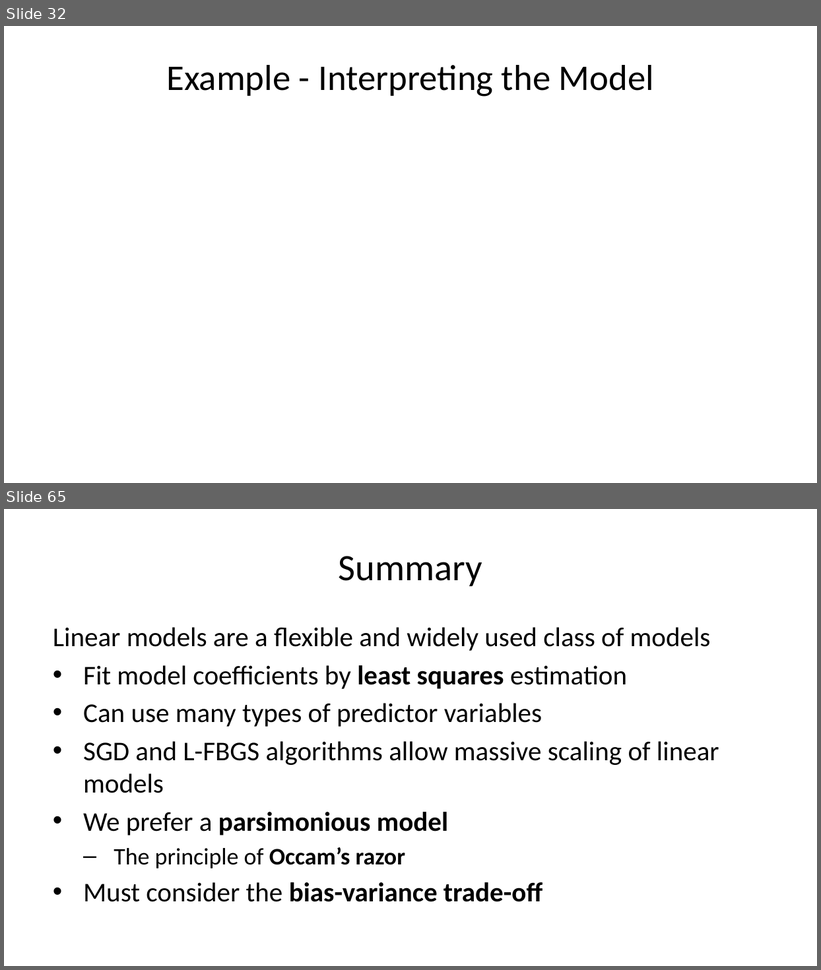
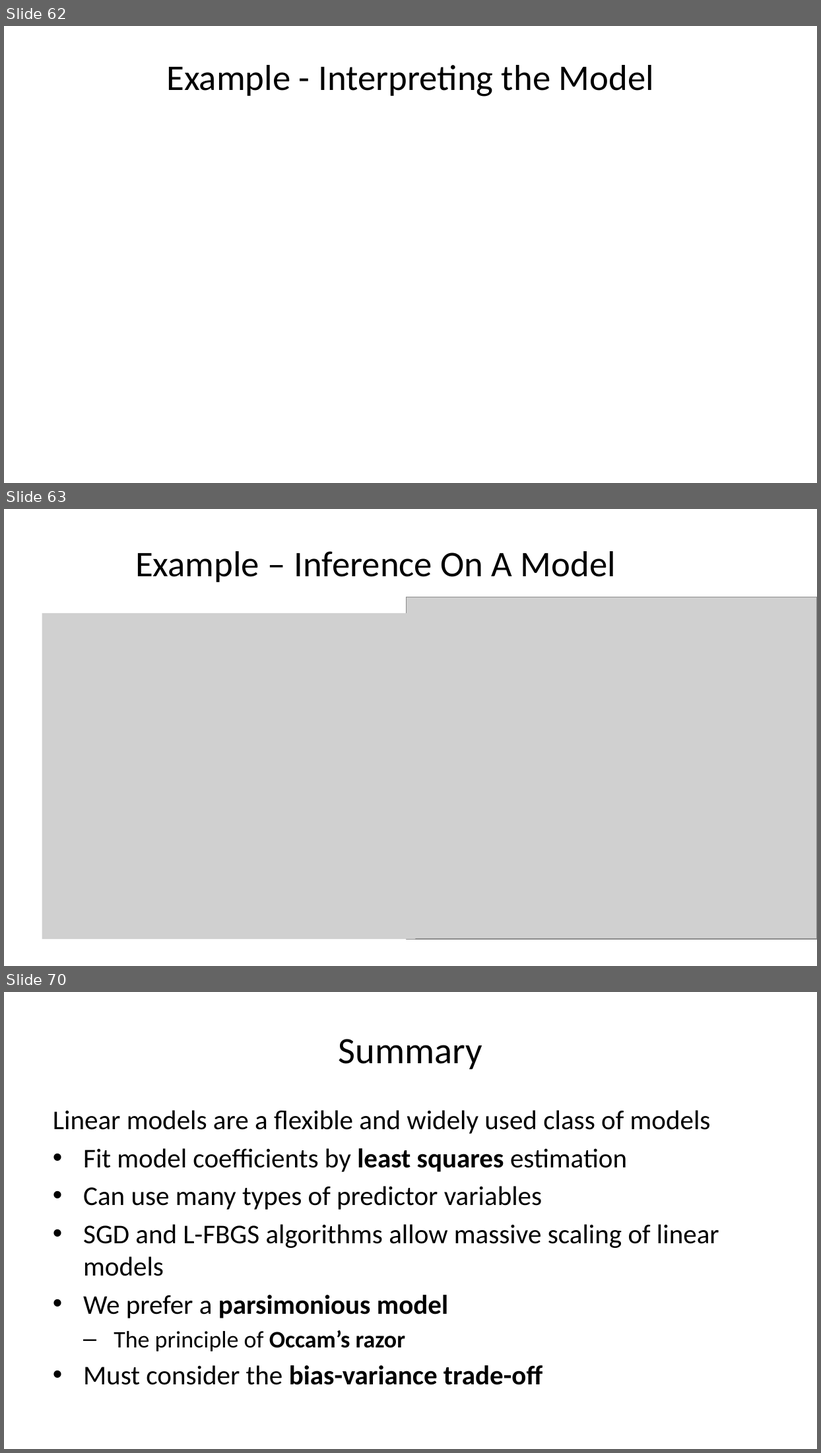
Before and after one commit to StephenElston/CSCI-E-83, a slide deck: LectureSlides/08_IntroductionToLinearModels.pptx. Shown one above the other, each under a label of ours: slides 32 and 65 before the commit, slides 62, 63 and 70 after it; the slides between them are not shown. The pictures are 821x970 and 821x1453 pixels, drawn with LibreOffice and Linux fonts; fonts in the diff are those of the drawing; grey boxes stand for pictures. Boxes give left, top, right and bottom in pixels: in the first picture for what was removed or moved away, otherwise in the second. Text is boxed around its words. In the diff, an @@ line names an element or a change of style, - is before the commit and + after.

```diff
--- a/LectureSlides/08_IntroductionToLinearModels.pptx
+++ b/LectureSlides/08_IntroductionToLinearModels.pptx
@@ slide 63 added at bbox=[4, 509, 817, 966], background #FFFFFF @@
@@ title added at bbox=[135, 551, 616, 582], 32 pt, text #000000 @@
+Example – Inference On A Model
@@ picture added at bbox=[407, 597, 817, 940] @@
@@ picture added at bbox=[42, 613, 415, 939] @@
@@ what was slide 32 is now slide 62 @@
@@ what was slide 65 is now slide 70 @@
```
Also in this commit, not shown: 5 slides changed, 5 other slides added, 1 slide removed.
